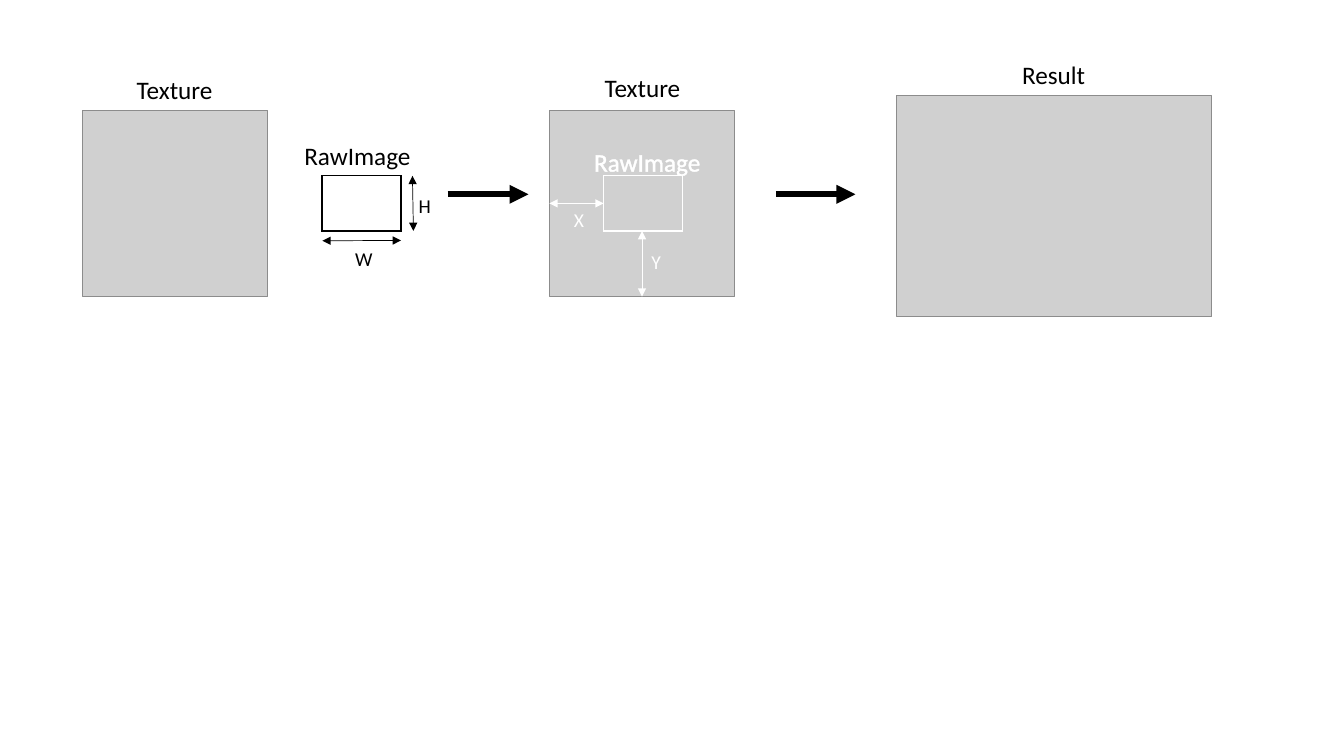
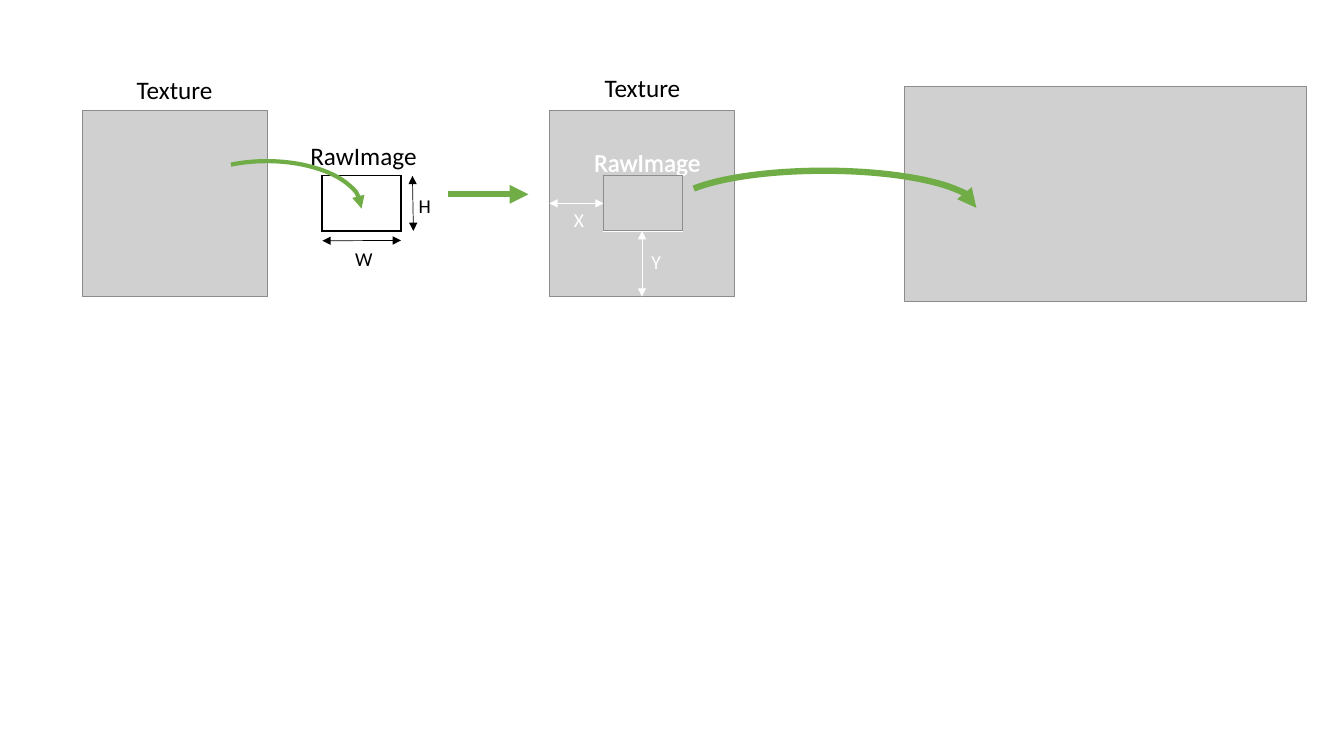
Before and after one commit to Bendername/sp802f15Report, a slide deck: slide 1 of figures/minimap/newminimap.pptx. Drawn at 1344x756 pixels with LibreOffice and Linux fonts; fonts in the diff are those of the drawing; grey boxes stand for pictures. Boxes give left, top, right and bottom in pixels: in the first picture for what was removed or moved away, otherwise in the second. Text is boxed around its words. In the diff, an @@ line names an element or a change of style, - is before the commit and + after.

```diff
--- a/figures/minimap/newminimap.pptx
+++ b/figures/minimap/newminimap.pptx
@@ picture resized from (x1=897, y1=96, x2=1212, y2=318) to (x1=905, y1=87, x2=1307, y2=301) @@
@@ text removed at (x1=1022, y1=66, x2=1085, y2=85) @@
-Result
@@ text "RawImage" moved from (x1=304, y1=148, x2=410, y2=170) to (x1=310, y1=148, x2=416, y2=171) @@
@@ arc (boxed as its full ellipse) added at (x1=171, y1=161, x2=361, y2=256), outline #70AD47 3 pt @@
@@ picture added at (x1=604, y1=175, x2=683, y2=231) @@
@@ arc (boxed as its full ellipse) added at (x1=671, y1=170, x2=976, y2=245), outline #70AD47 4.5 pt @@
@@ arrow (448, 195) - (528, 195): stroke #000000 4.5 pt to #70AD47 4.5 pt @@
@@ arrow removed from (776, 195) to (856, 195) @@
```
Also in this commit, not shown: 1 slide added, 2 other files.
